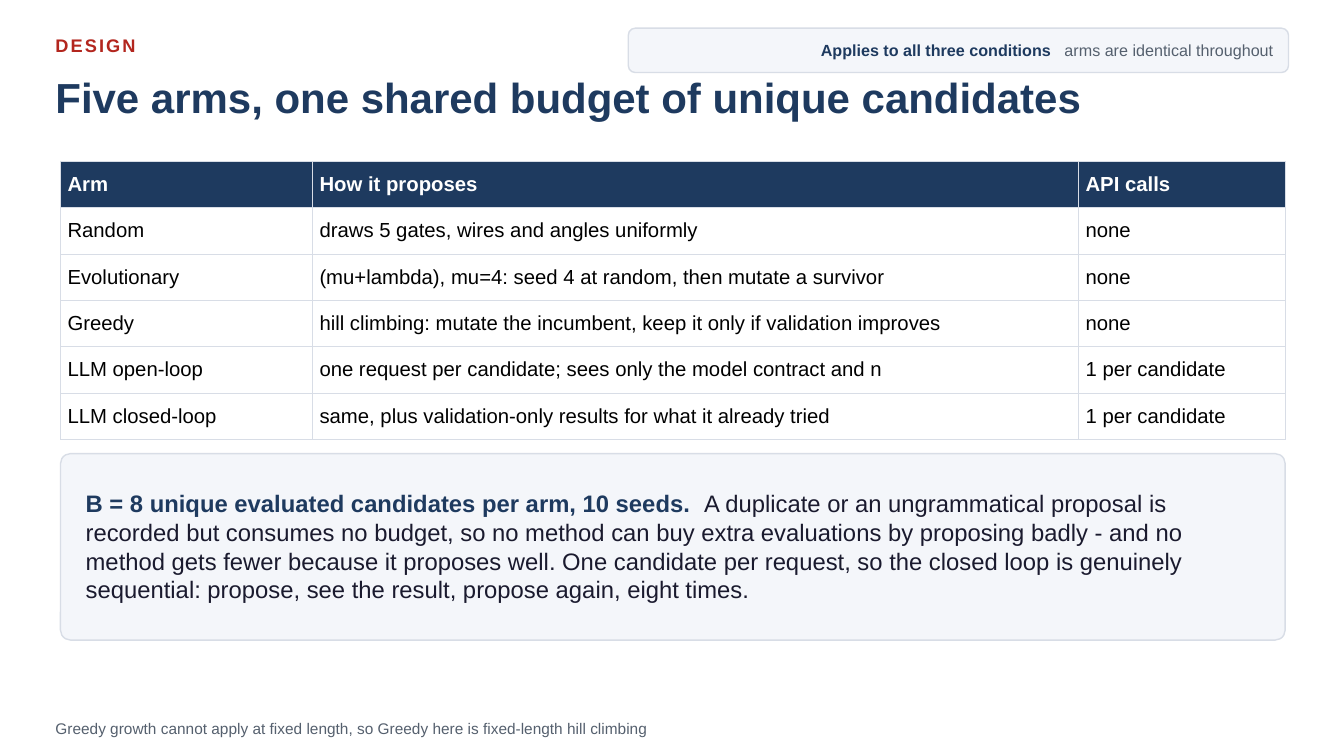
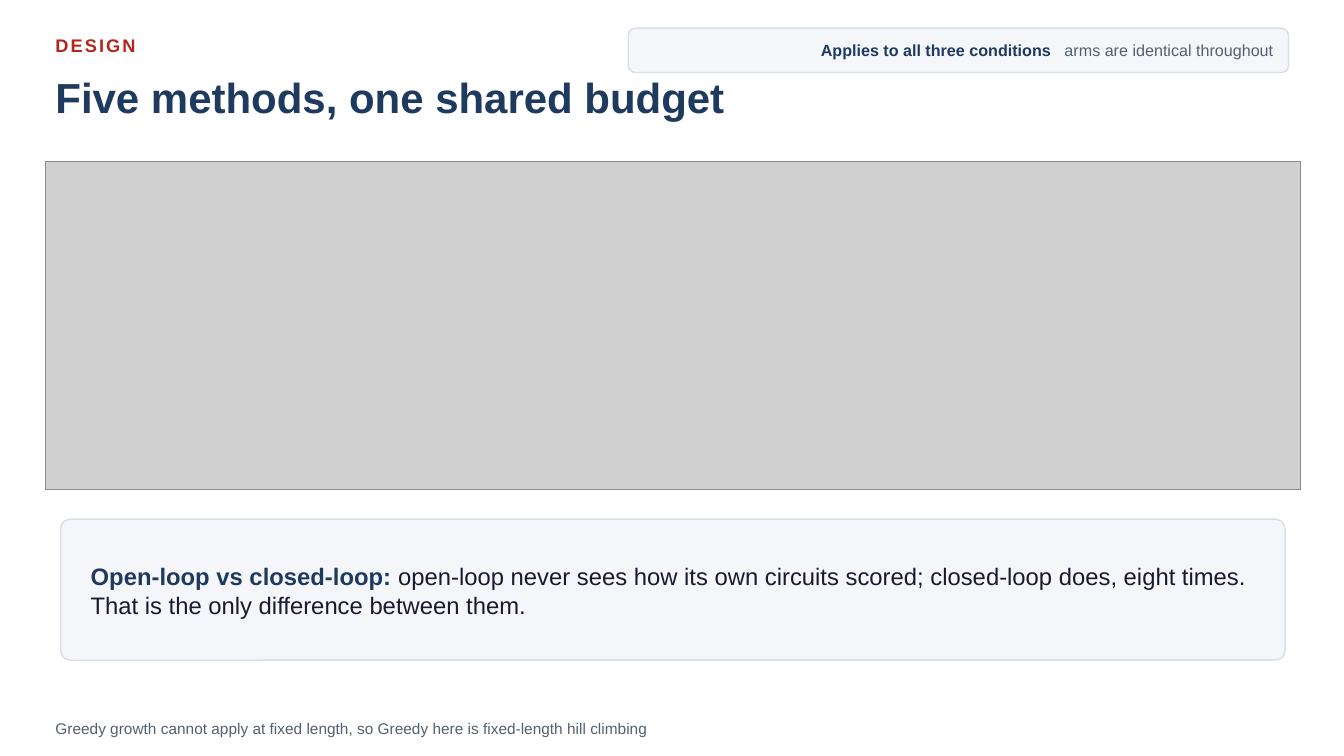
Before and after one commit to dorakingx/llm-vqc, a slide deck: slide 5 of docs/presentation/mini5/20260731_GSoC_mini5.pptx. Drawn at 1344x756 pixels with LibreOffice and Linux fonts; fonts in the diff are those of the drawing; grey boxes stand for pictures. Boxes give left, top, right and bottom in pixels: in the first picture for what was removed or moved away, otherwise in the second. Text is boxed around its words. In the diff, an @@ line names an element or a change of style, - is before the commit and + after.

```diff
--- a/docs/presentation/mini5/20260731_GSoC_mini5.pptx
+++ b/docs/presentation/mini5/20260731_GSoC_mini5.pptx
@@ text at (55,82,724,122): text changed @@
-Five arms, one shared budget of unique candidates
+Five methods, one shared budget
@@ picture added at (45,161,1301,490) @@
@@ table removed at (60,161,1286,432), 6 rows, 3 columns @@
-Arm | How it proposes | API calls
-Random | draws 5 gates, wires and angles uniformly | none
-Evolutionary | (mu+lambda), mu=4: seed 4 at random, then mutate a survivor | none
-Greedy | hill climbing: mutate the incumbent, keep it only if validation improves | none
-LLM open-loop | one request per candidate; sees only the model contract and n | 1 per candidate
-LLM closed-loop | same, plus validation-only results for what it already tried | 1 per candidate
@@ rounded rectangle: place and size @@
-rounded rectangle at (60,454,1286,640)
+rounded rectangle at (60,519,1286,660)
@@ rounded rectangle at (60,519,1286,660): proportions changed @@
@@ text at (91,567,1246,619): text changed @@
-B = 8 unique evaluated candidates per arm, 10 seeds. A duplicate or an ungrammatical proposal is recorded but consumes no budget, so no method can buy extra evaluations by proposing badly - and no method gets fewer because it proposes well. One candidate per request, so the closed loop is genuinely sequential: propose, see the result, propose again, eight times.
+Open-loop vs closed-loop: open-loop never sees how its own circuits scored; closed-loop does, eight times. That is the only difference between them.
```
Also in this commit, not shown: 8 other slides changed, 15 other files.
